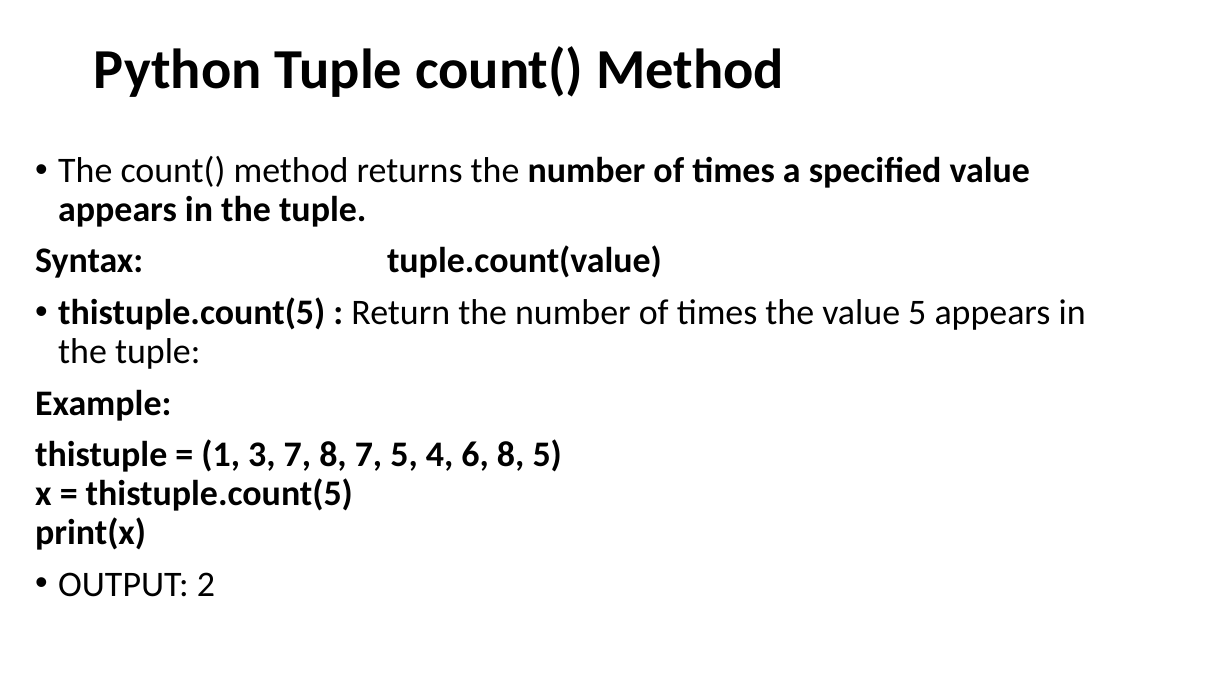
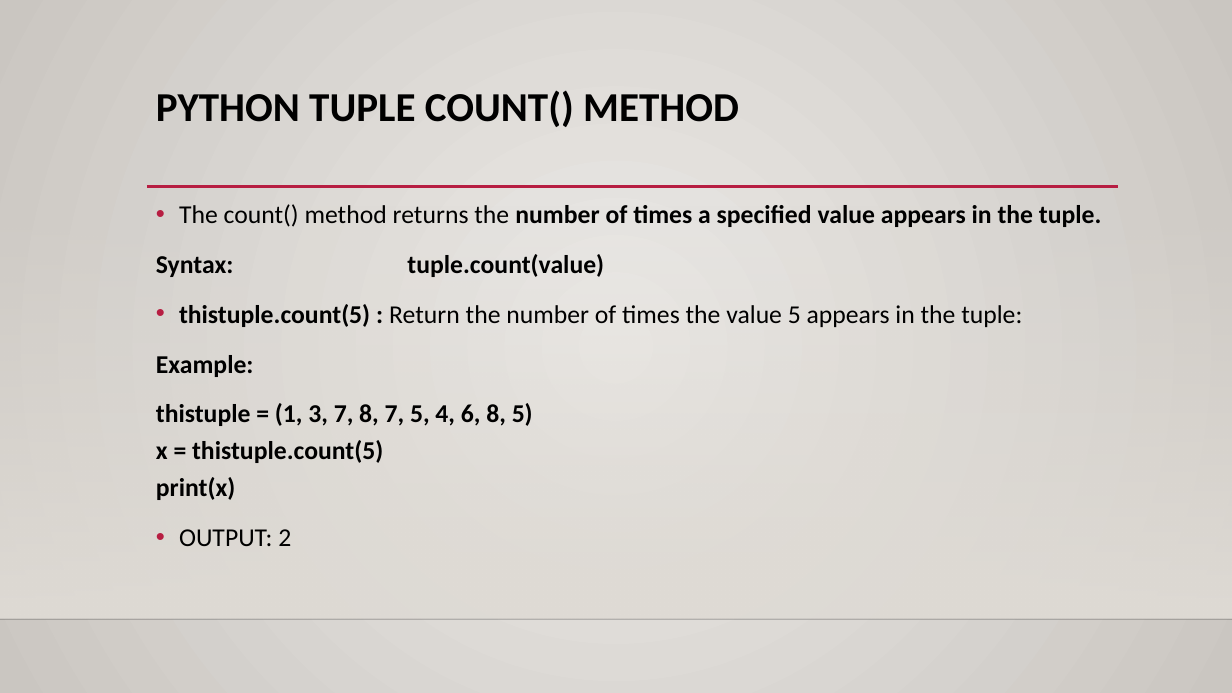
Before and after one commit to Gurpal-saghi-9/Python, a slide deck: slide 31 of PDF's Images/Python Tuples.pptx. Drawn at 1232x693 pixels with LibreOffice and Linux fonts; fonts in the diff are those of the drawing; background and template pictures are left out. Boxes give left, top, right and bottom in pixels: in the first picture for what was removed or moved away, otherwise in the second. Text is boxed around its words. In the diff, an @@ line names an element or a change of style, - is before the commit and + after.

```diff
--- a/PDF's Images/Python Tuples.pptx
+++ b/PDF's Images/Python Tuples.pptx
@@ background #FFFFFF to gradient #ECEAE7 to #CAC7C1 @@
@@ title "PYTHON TUPLE COUNT() METHOD" at bbox=[156, 90, 739, 127]: vertical alignment middle to top @@
@@ title at bbox=[156, 90, 739, 127]: text changed; size 44 to 32 pt @@
-Python Tuple count() Method
+PYTHON TUPLE COUNT() METHOD
@@ rectangle added at bbox=[0, 204, 1232, 619], fill gradient #DFDBD5 @@
@@ text "The count() method returns the ...": place and size @@
-text "The count() method returns the ..." at bbox=[35, 156, 1086, 597]
+text "The count() method returns the ..." at bbox=[156, 204, 1102, 546]
@@ text "The count() method returns the ..." at bbox=[156, 204, 1102, 546]: size 28 to 20 pt; line spacing 0.9 to 1.2 @@
@@ line added from (147, 187) to (1118, 187), #B71E42 2.5 pt @@
@@ line added from (0, 619) to (1232, 619), #000001 1 pt @@
```
Also in this commit, not shown: 31 other slides changed, 3 other files.
